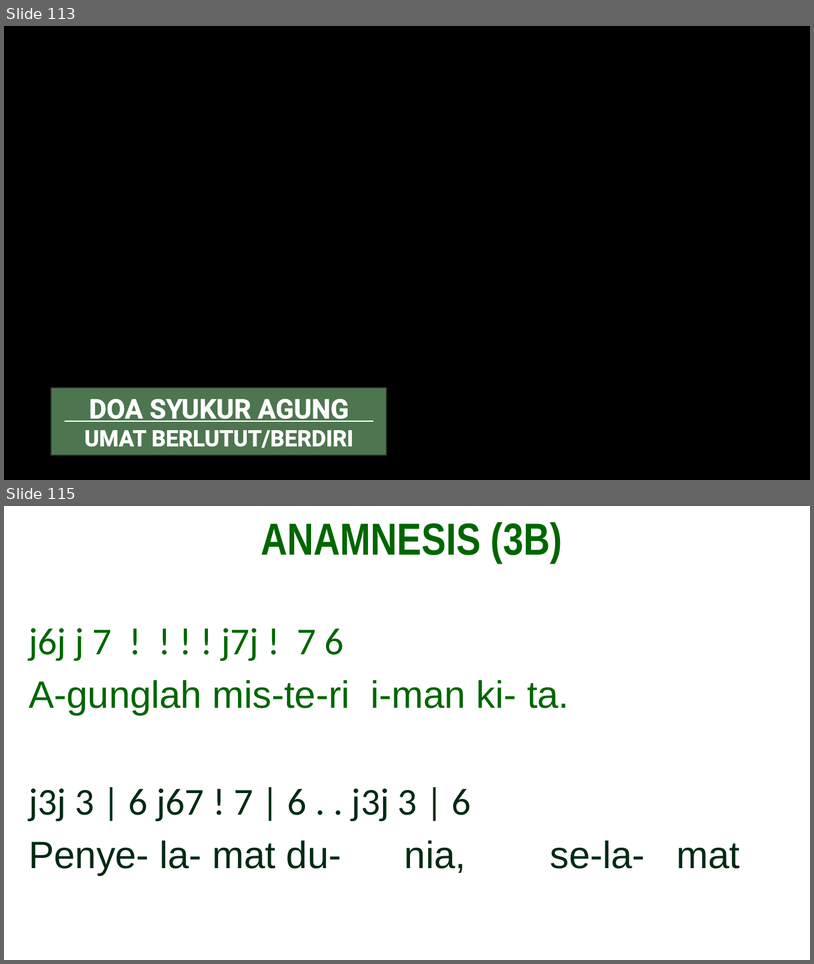
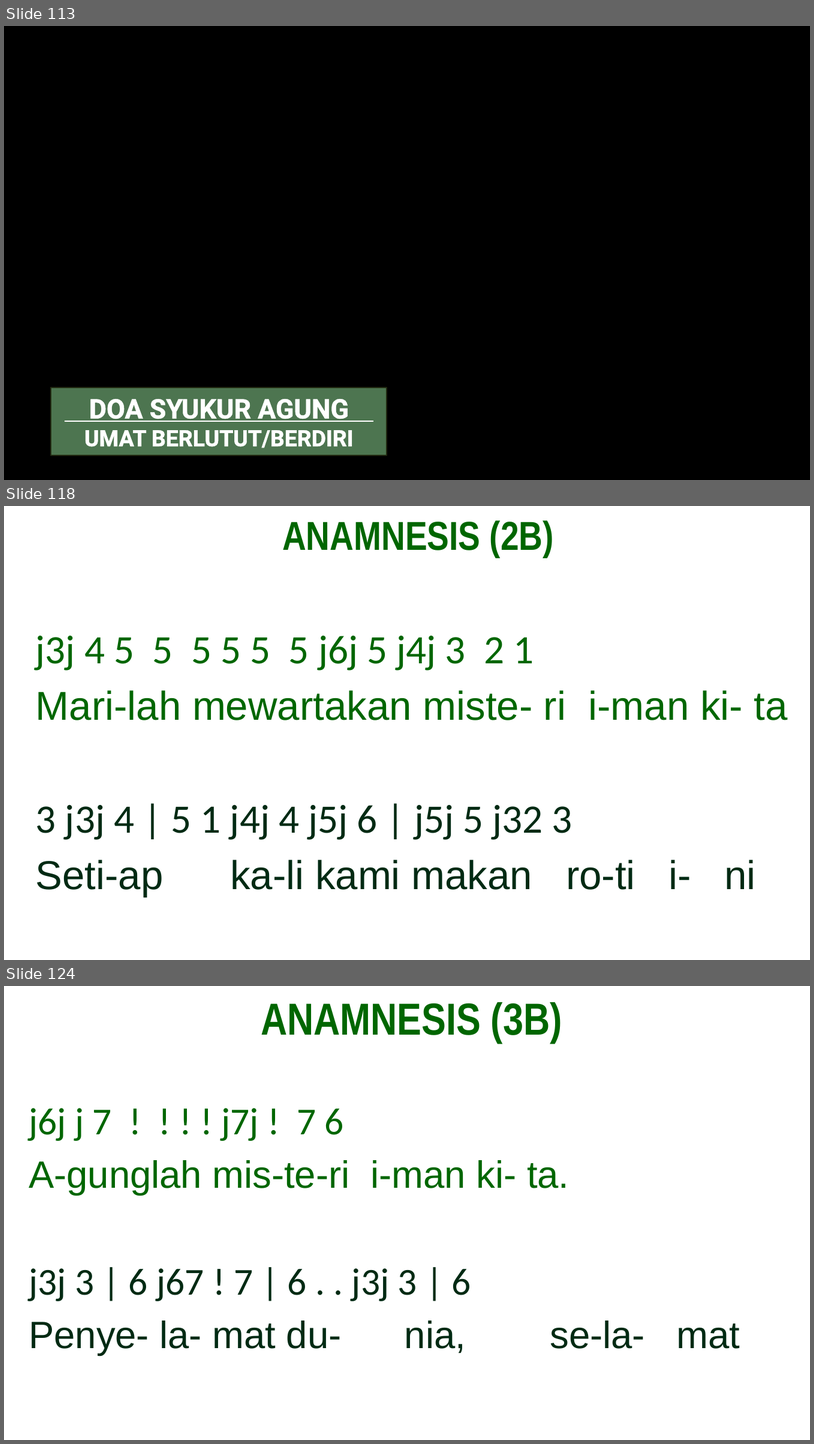
Before and after one commit to JasonEvan/Mikael-PPT-Maker, a slide deck: app/template/Template_PPT_OBS_Hijau.pptx. Shown one above the other, each under a label of ours: slides 113 and 115 before the commit, slides 113, 118 and 124 after it; the slides between them are not shown. The pictures are 814x964 and 814x1444 pixels, drawn with LibreOffice and Linux fonts; fonts in the diff are those of the drawing; background and template pictures are left out. Boxes give left, top, right and bottom in pixels: in the first picture for what was removed or moved away, otherwise in the second. Text is boxed around its words. In the diff, an @@ line names an element or a change of style, - is before the commit and + after.

Commit message:
feat: add anamnesis that dynamically chosen based on docx on OBS template

```diff
--- a/app/template/Template_PPT_OBS_Hijau.pptx
+++ b/app/template/Template_PPT_OBS_Hijau.pptx
@@ slide 118 added at (4,506,810,960), background picture (left out) @@
@@ text added at (36,520,788,897), 36 pt, text #006600 @@
+ANAMNESIS (2B)
+j3j 4 5 5 5 5 5 5 j6j 5 j4j 3 2 1
+Mari-lah mewartakan miste- ri i-man ki- ta
+3 j3j 4 | 5 1 j4j 4 j5j 6 | j5j 5 j32 3
+Seti-ap ka-li kami makan ro-ti i- ni
@@ what was slide 115 is now slide 124 @@
```
Also in this commit, not shown: 8 other slides added, 5 other files.
